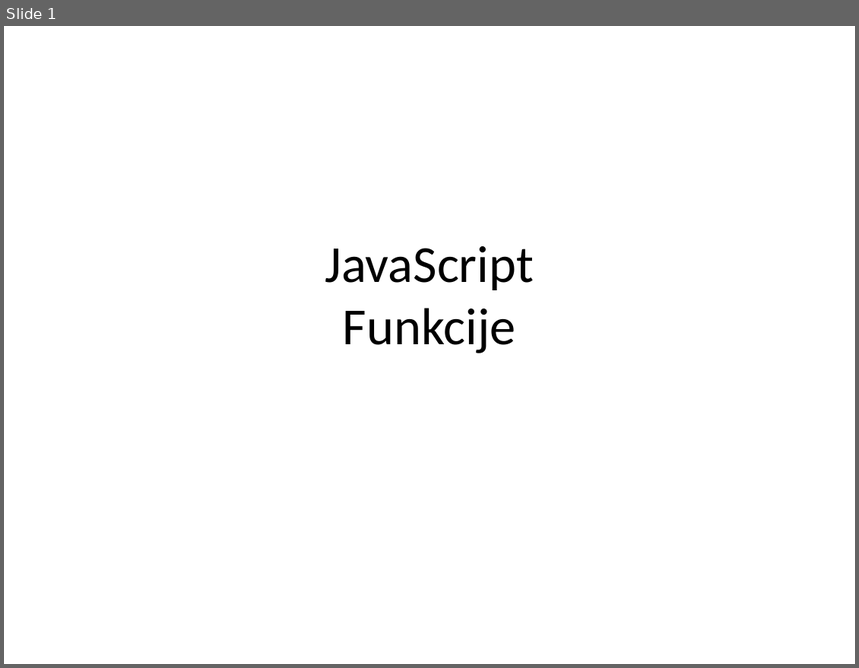
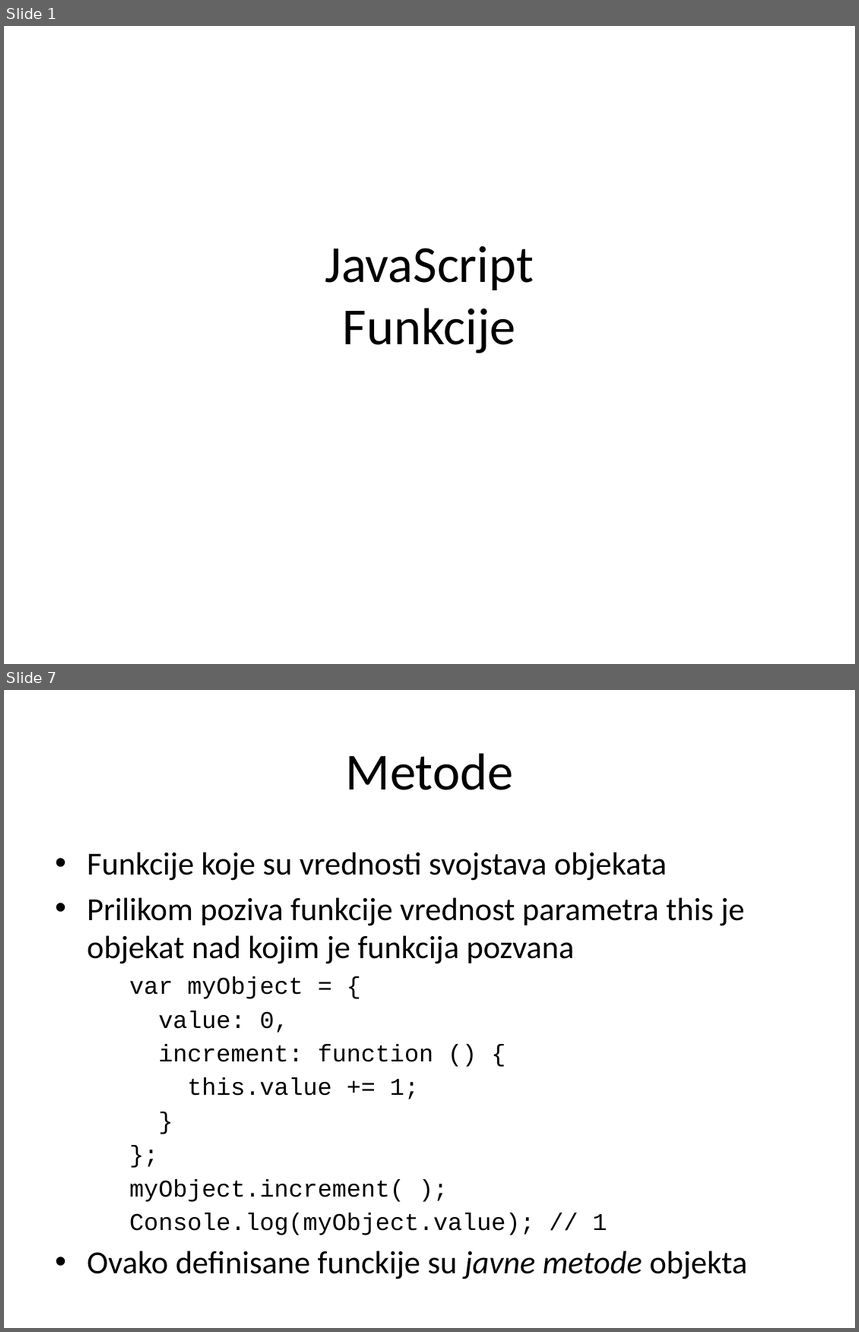
Before and after one commit to XWS2016/JavaScript, a slide deck: 02_Funkcije/JavaScript_02_Funkcije.pptx. Shown one above the other, each under a label of ours: slide 1 before the commit, slides 1 and 7 after it; the slides between them are not shown. The pictures are 859x668 and 859x1332 pixels, drawn with LibreOffice and Linux fonts; fonts in the diff are those of the drawing. Boxes give left, top, right and bottom in pixels: in the first picture for what was removed or moved away, otherwise in the second. Text is boxed around its words. In the diff, an @@ line names an element or a change of style, - is before the commit and + after.

Commit message:
funkcije - predavanja

```diff
--- a/02_Funkcije/JavaScript_02_Funkcije.pptx
+++ b/02_Funkcije/JavaScript_02_Funkcije.pptx
@@ slide 7 added at [4, 690, 855, 1328], background #FFFFFF @@
@@ title added at [346, 753, 513, 790], 44 pt, text #000000 @@
+Metode
@@ text added at [87, 852, 745, 1274], 27.2 pt, text #000000 @@
+• Funkcije koje su vrednosti svojstava objekata
+• Prilikom poziva funkcije vrednost parametra this je objekat nad kojim je funkcija pozvana
+    var myObject = {
+    value: 0,
+    increment: function () {
+    this.value += 1;
+    }
+    };
+    myObject.increment( );
+    Console.log(myObject.value); // 1
+• Ovako definisane funckije su javne metode objekta
```
Also in this commit, not shown: 2 slides changed, 30 other slides added, 11 slides removed, 13 other files.
